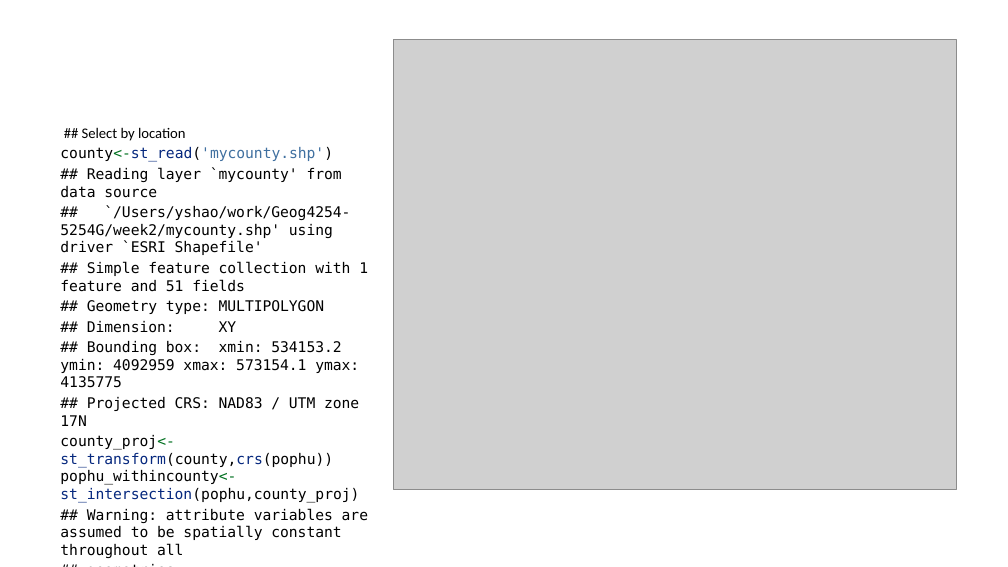
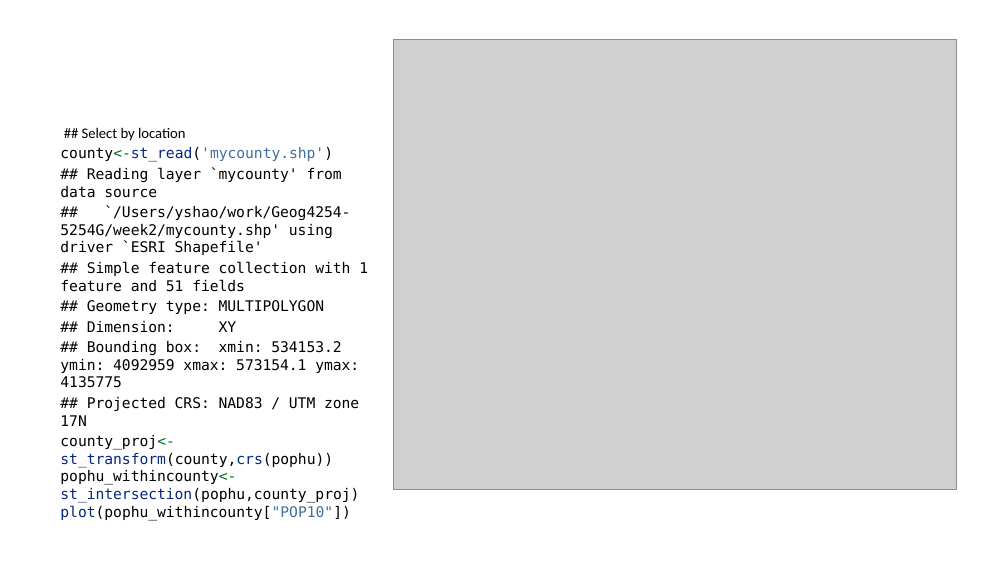
Before and after one commit to yangshao2/Geog4254-5254G, a slide deck: slide 24 of week2/week2.pptx. Drawn at 1008x567 pixels with LibreOffice and Linux fonts; fonts in the diff are those of the drawing; grey boxes stand for pictures. Boxes give left, top, right and bottom in pixels: in the first picture for what was removed or moved away, otherwise in the second. Text is boxed around its words. In the diff, an @@ line names an element or a change of style, - is before the commit and + after.

```diff
--- a/week2/week2.pptx
+++ b/week2/week2.pptx
@@ text at (60,435,359,521): text changed @@
-county_proj<-st_transform(county,crs(pophu))
-pophu_withincounty<-st_intersection(pophu,county_proj)
-## Warning: attribute variables are assumed to be spatially constant throughout all
-## geometries
-plot(pophu_withincounty["POP10"])
+county_proj<-st_transform(county,crs(pophu))
+pophu_withincounty<-st_intersection(pophu,county_proj)
+plot(pophu_withincounty["POP10"])
```
Also in this commit, not shown: 4 other slides changed, 2 slides added, 2 slides removed, 29 other files.
